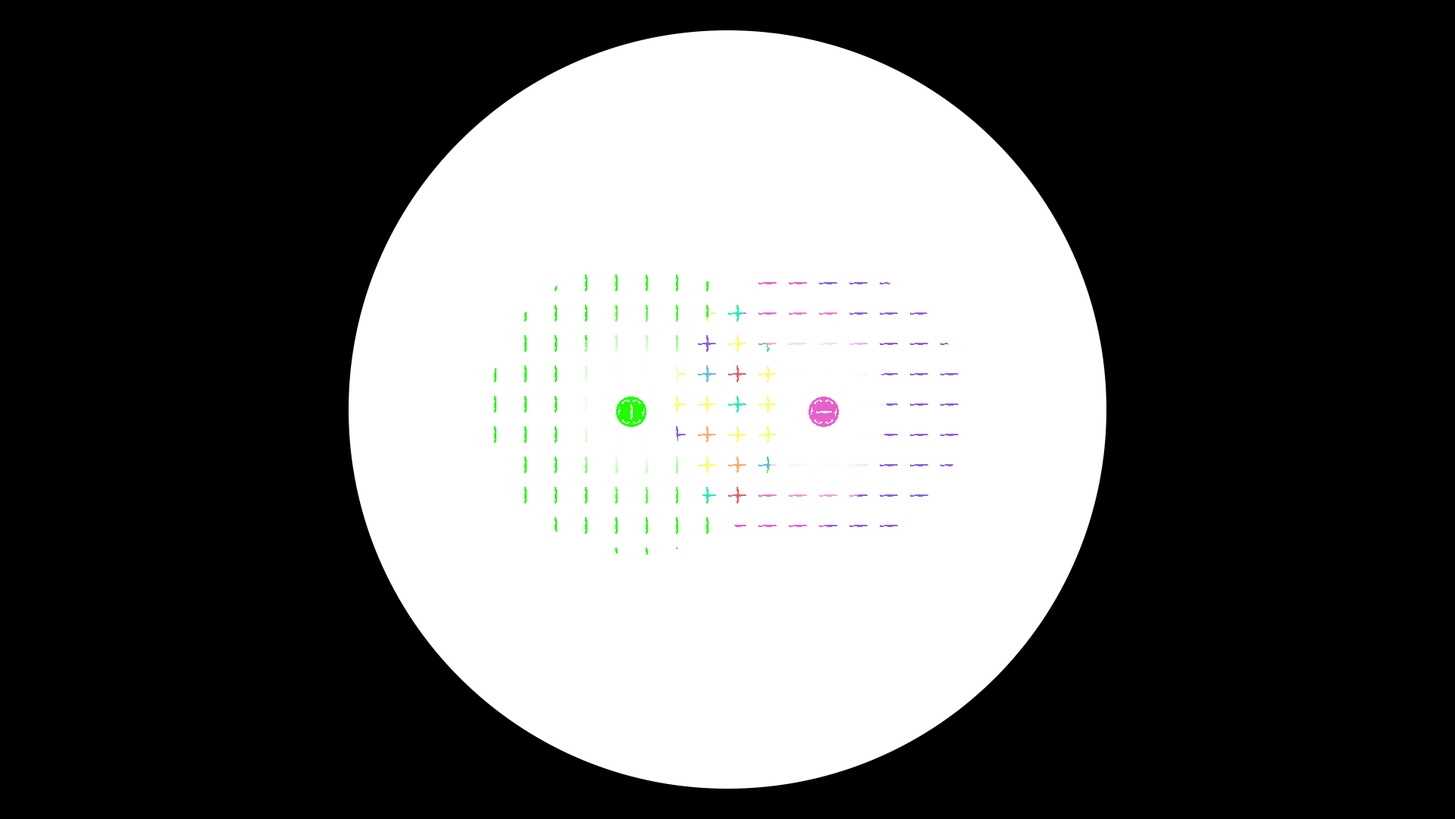
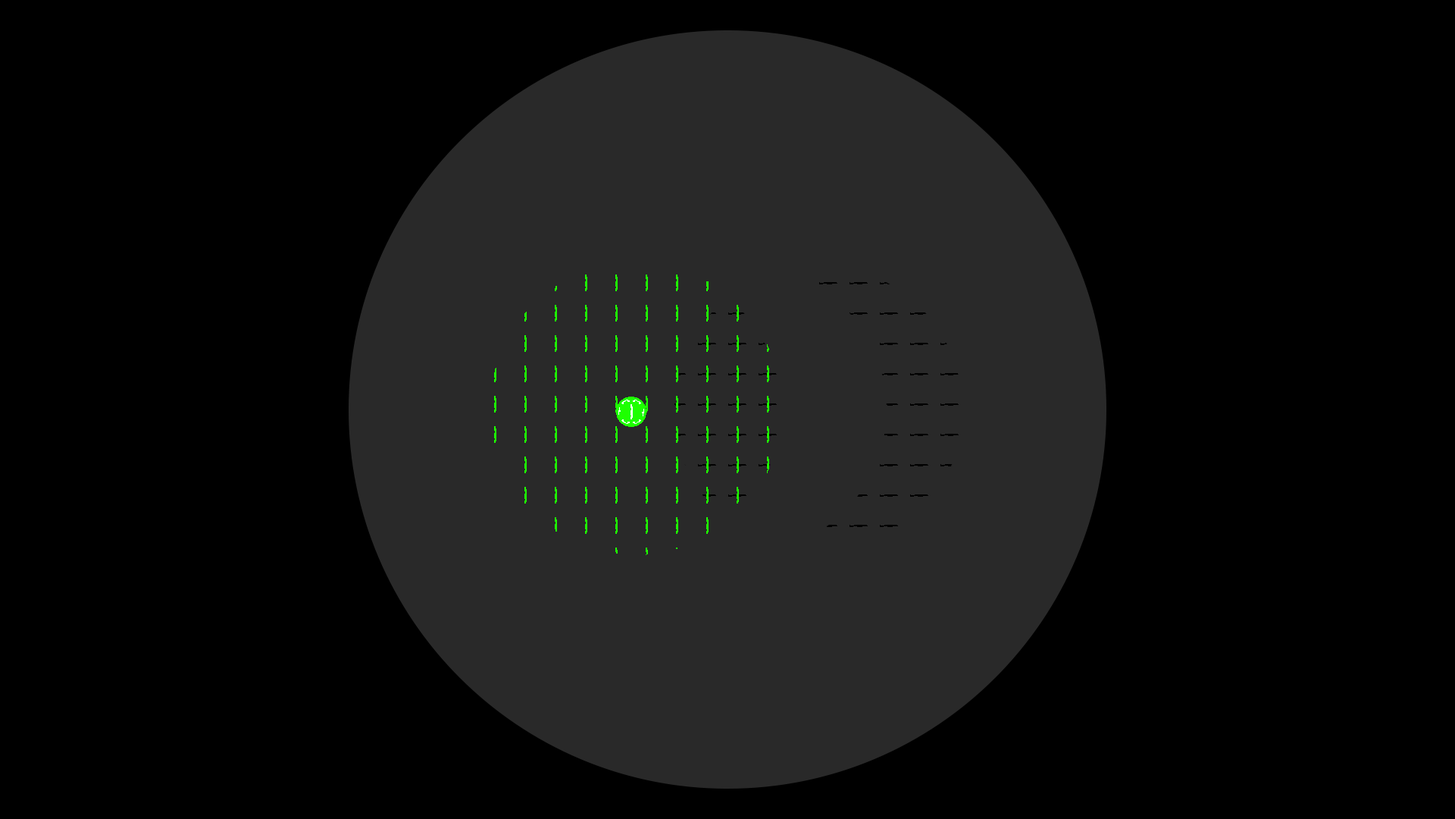
Revision of a layered 1455 × 819 image; what changed, layer by layer:
hid group "Group 1 copy" (2 layers) over [494, 274, 959, 554]
hid group "you" (2nd of 4) (4 layers) over [348, 30, 1107, 789]
painted on "wave" (2nd of 2, in "i"), unmasked it over [494, 274, 770, 555]
hid "colors" over [386, 144, 985, 724]
hid "Layer 4 copy" over [348, 30, 1107, 789]
